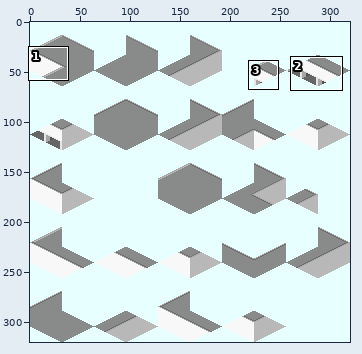
Edited in one commit: sprite sheet (District_Base/Delivery_DistrictBase2_Out_src.png). The picture above shows the old version from afar; the outline marks the close-up.
Close-up. As it was:
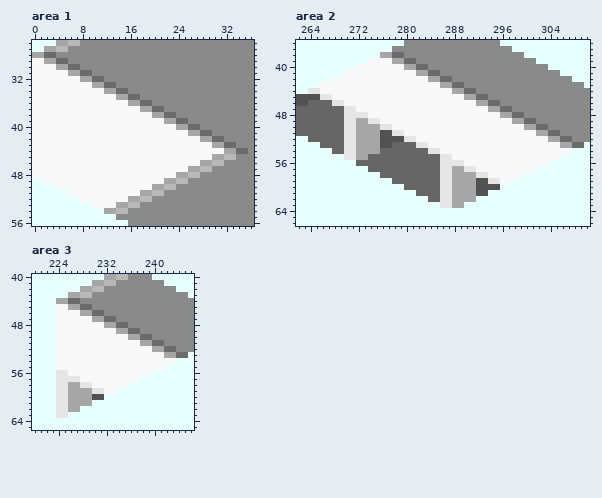
The file is 320x320 pixels. Colours within 5 levels of each other are drawn and written as one. Shown: area 1: x 0..36, y 26..56; area 2: x 262..310, y 36..66; area 3: x 220..246, y 40..65. The commit also changed other parts of the picture, which this record leaves out.
Now the later version:
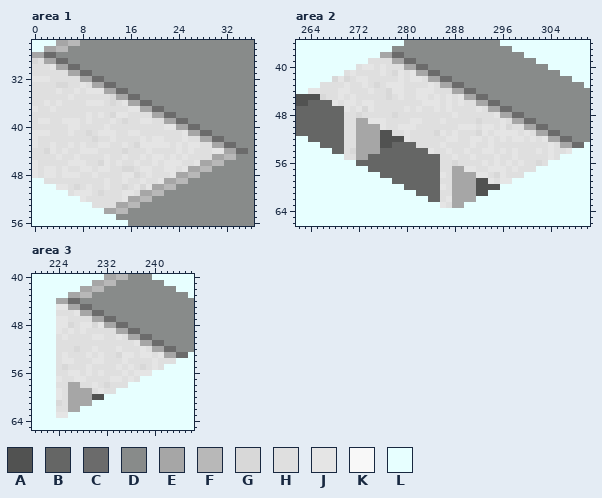
Palette (. is transparent): A #515251  B #656665  C #6b6b6b  D #888b8a  E #a6a6a6  F #b8b8b8  G #d8d8d8  H #dfdfdf  J #e5e5e5  K #f8f8f8  L #e7ffff
Diff:
Area 1:
y 29: x 0..1 KK -> GH
y 30: x 0..3 KKKK -> HHHJ
y 31: x 0..5 KKKKKK -> HHHHHH
y 32: x 0..7 KKKKKKKK -> JJJHHHHH
y 33: x 0..9 KKKKKKKKKK -> HHHHGGHHJH
y 34: x 0..11 KKKKKKKKKKKK -> HHHHJHHJHJJJ
y 35: x 0..13 KKKKKKKKKKKKKK -> HHHHHHJHHHHHHG
y 36: x 0..15 KKKKKKKKKKKKKKKK -> HHJHJHHHHJJJHGHJ
y 37: x 0..17 KKKKKKKKKKKKKKKKKK -> JHHJHHHHHHHHHHHHJJ
y 38: x 0..19 KKKKKKKKKKKKKKKKKKKK -> HHHHHHHHHJHJHGJJHHHH
y 39: x 0..21 KKKKKKKKKKKKKKKKKKKKKK -> HJJHHJJJHJHHHJHGHHJJHH
y 40: x 0..23 KKKKKKKKKKKKKKKKKKKKKKKK -> HHHHHHJJHHHHJHHHHHHHHHJJ
y 41: x 0..25 KKKKKKKKKKKKKKKKKKKKKKKKKK -> JJJHHHJHHGHJJJHHJJHHHHHHHJ
y 42: x 0..27 KKKKKKKKKKKKKKKKKKKKKKKKKKKK -> JHHHHHHHHHGHHJHHHHJHJJHHHJHH
y 43: x 0..29 KKKKKKKKKKKKKKKKKKKKKKKKKKKKKK -> JHHJHHJHJHHJJHHJHGJJJJJHJHJJHH
y 44: x 0..31 KKKKKKKKKKKKKKKKKKKKKKKKKKKKKKKK -> HHGJHJHHJJJHHHHGHHHJHHHHJHJHHHJJ
y 45: x 0..29 KKKKKKKKKKKKKKKKKKKKKKKKKKKKKK -> HHHHJHHJHHHHJHHJHHJHJJHJHJHHHH
y 46: x 0..27 KKKKKKKKKKKKKKKKKKKKKKKKKKKK -> JHHHHHJJJHHGJHJHHJHHJHJJJHHJ
y 47: x 0..25 KKKKKKKKKKKKKKKKKKKKKKKKKK -> JHJJHJHHJJHJJHHGGHJJHHJJHJ
y 48: x 0..23 KKKKKKKKKKKKKKKKKKKKKKKK -> JHJJHJJJHHJHHHHJJGHJHHHJ
y 49: x 2..21 KKKKKKKKKKKKKKKKKKKK -> HHHHHHHHHHJHHJHHJHHJ
y 50: x 4..19 KKKKKKKKKKKKKKKK -> JJHGHJHHJHHGHJGJ
y 51: x 6..17 KKKKKKKKKKKK -> HJJJHGHHHJJH
y 52: x 8..15 KKKKKKKK -> JHHHHHHJ
y 53: x 10..13 KKKK -> HHHH
Area 2:
y 39: x 274..277 KKKK -> HHHH
y 40: x 272..279 KKKKKKKK -> HJJHJHHH
y 41: x 270..281 KKKKKKKKKKKK -> HJHHHHJHGJHJ
y 42: x 268..283 KKKKKKKKKKKKKKKK -> GJGHJJHHHHHJHJJH
y 43: x 266..285 KKKKKKKKKKKKKKKKKKKK -> HHHHJHHJHGHJJJHHHHJH
y 44: x 266..287 KKKKKKKKKKKKKKKKKKKKKK -> HHHJJHHHJHHGJJHHJJJHHH
y 45: x 266..289 JJKKKKKKKKKKKKKKKKKKKKKK -> GHHJHJHHHHHGHJHHJJHJHJHJ
y 46: x 269..291 JKKKKKKKKKKKKKKKKKKKKKK -> HJJHJJHHHHHHHHJJJHJHJHH
y 47: x 271..293 JKKKKKKKKKKKKKKKKKKKKKK -> HJGJHHHHHJHJHHJHJHHHHJH
y 48: x 270..295 JJJJKKKKKKKKKKKKKKKKKKKKKK -> HHGHHHHHGHHHHHHHHHJHHHHHHJ
y 49: x 270..271 JJ -> HH; x 276..297 KKKKKKKKKKKKKKKKKKKKKK -> JHHHHJJHHHJHHHHHGHHHJH
y 50: x 270..271 JJ -> HH; x 277..299 JKKKKKKKKKKKKKKKKKKKKKK -> HHJJJHHHHHHHJJJHJJHJGHH
y 51: x 270..271 JJ -> HH; x 278..301 JJKKKKKKKKKKKKKKKKKKKKKK -> HHJHHHHGJHJHHHGJHJJJJHJH
y 52: x 270..271 JJ -> HH; x 281..303 JKKKKKKKKKKKKKKKKKKKKKK -> HHHHHHJJHHJJHJHJHJJHJHJ
y 53: x 270..271 JJ -> HH; x 282..305 JJKKKKKKKKKKKKKKKKKKKKKK -> HHHHJHHHHJHHJHHHHHHHHHJH
y 54: x 270..271 JJ -> HG; x 285..307 JKKKKKKKKKKKKKKKKKKKKKK -> HHJHHJHHJJHJHJHHHJHJHHJ
y 55: x 270..271 JJ -> HH; x 286..305 JJKKKKKKKKKKKKKKKKKK -> HHJHHJHHHJHHJHHHHHJH
y 56: x 286..303 JJJJKKKKKKKKKKKKKK -> HHGHHHHJHJHJHJHHGH
y 57: x 286..287 JJ -> HH; x 292..301 KKKKKKKKKK -> HHJJJHJHHH
y 58: x 287 J -> H; x 294..299 KKKKKK -> HGJHHH
y 59: x 286..287 JJ -> HH; x 295..297 JKK -> HJJ
y 60: x 287 J -> H
y 61: x 286..287 JJ -> HH
y 62: x 286 J -> H
y 63: x 287 J -> H
Area 3:
y 45: x 224..225 KK -> JJ
y 46: x 224..227 KKKK -> HHHJ
y 47: x 224..229 KKKKKK -> JJHHHH
y 48: x 224..231 KKKKKKKK -> JJGHJJGJ
y 49: x 224..233 KKKKKKKKKK -> JHJHJHHHHH
y 50: x 224..235 KKKKKKKKKKKK -> HJHHHHJJHHJH
y 51: x 224..237 KKKKKKKKKKKKKK -> HHHHHHHHHHHHHJ
y 52: x 224..239 KKKKKKKKKKKKKKKK -> HHHGHHJHHHJHHHJH
y 53: x 224..241 KKKKKKKKKKKKKKKKKK -> HJHHHJHJHHGJJHJJHJ
y 54: x 224..243 KKKKKKKKKKKKKKKKKKKK -> HJJHHHJJHHHJHHHHJHHH
y 55: x 224..241 KKKKKKKKKKKKKKKKKK -> HGHHHJHHHHJHJHGHJH
y 56: x 224..239 JJKKKKKKKKKKKKKK -> HHJJHJHJHHHJHJJJ
y 57: x 225..226 JJ -> HH; x 228..237 KKKKKKKKKK -> JHHHHJJHJH
y 58: x 224..225 JJ -> HH; x 228..235 JJKKKKKK -> HHJHGHHH
y 59: x 225 J -> H; x 230 J -> H; x 232..233 KK -> HH
y 60: x 225 J -> H
y 61: x 224..225 JJ -> GH
y 62: x 224..225 JJ -> HH
Changed places in both close-ups, as pixel boxes (x1, y1, x2, y2):
changed: (32, 58, 224, 208)
changed: (320, 58, 572, 208)
changed: (56, 304, 176, 412)
